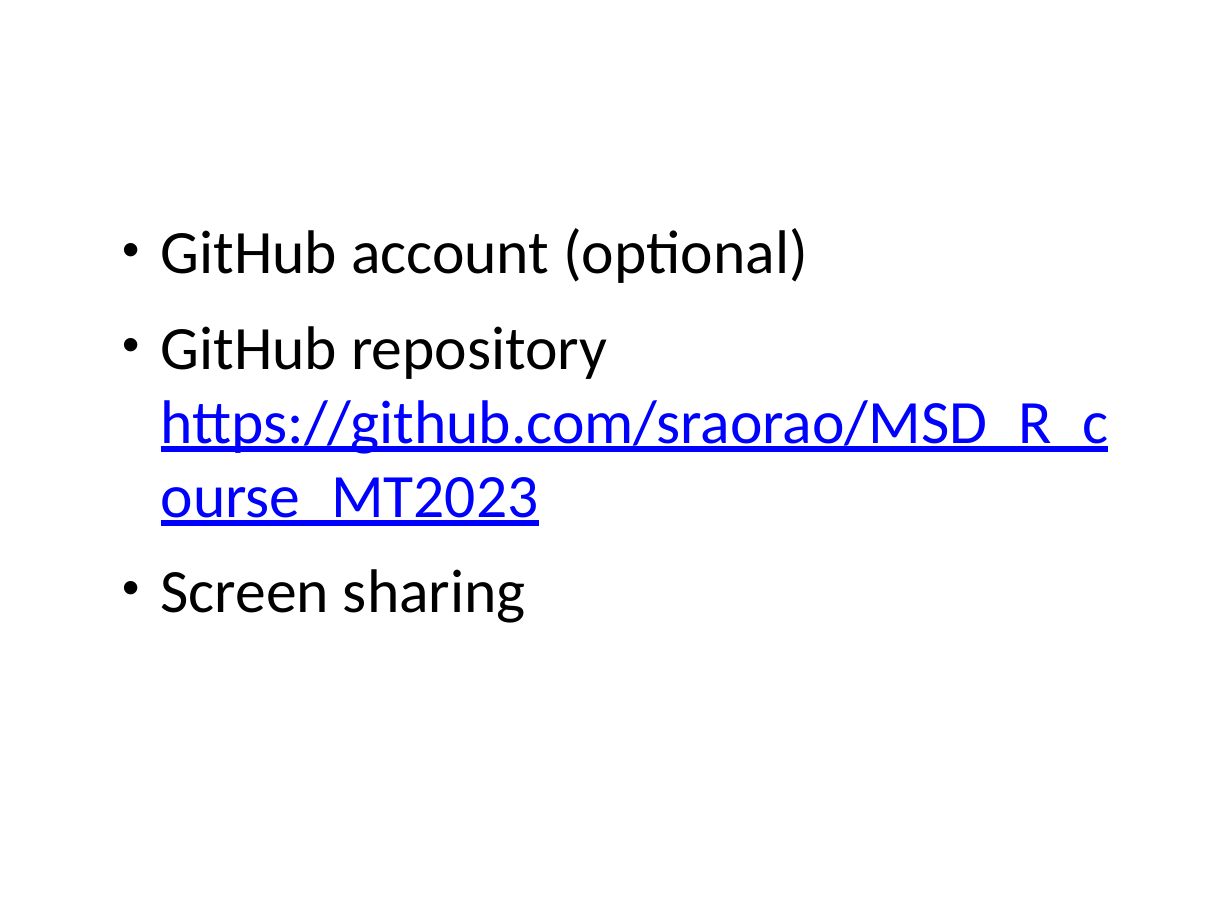
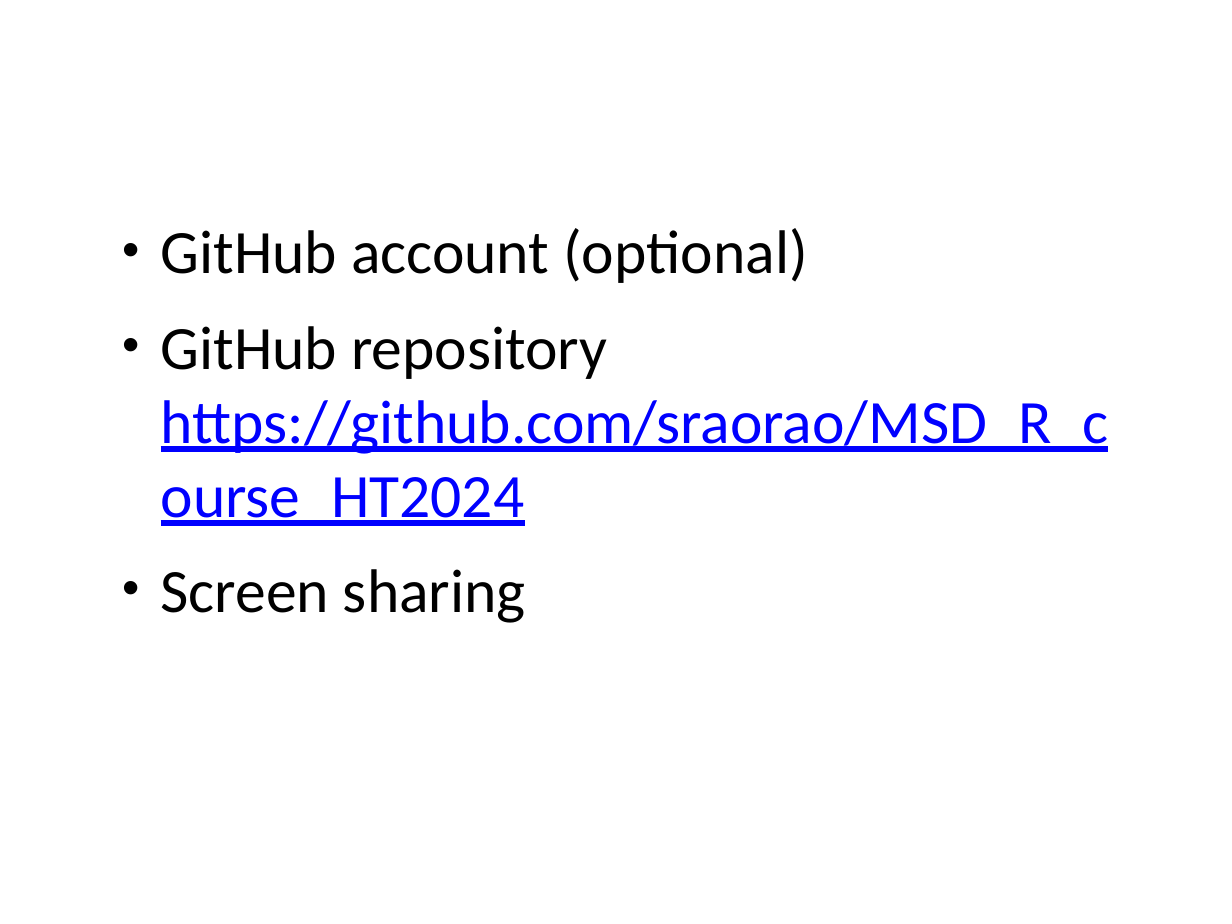
Before and after one commit to sraorao/MSD_R_course_HT2024, a slide deck: slide 3 of powerpoint/Session1.pptx. Drawn at 1232x924 pixels with LibreOffice and Linux fonts; fonts in the diff are those of the drawing. Boxes give left, top, right and bottom in pixels: in the first picture for what was removed or moved away, otherwise in the second. Text is boxed around its words. In the diff, an @@ line names an element or a change of style, - is before the commit and + after.

```diff
--- a/powerpoint/Session1.pptx
+++ b/powerpoint/Session1.pptx
@@ text at [161,326,1109,526]: text changed @@
-• GitHub repository https://github.com/sraorao/MSD_R_course_MT2023
+• GitHub repository https://github.com/sraorao/MSD_R_course_HT2024
```
Also in this commit, not shown: 1 other slide changed, 9 other files.
